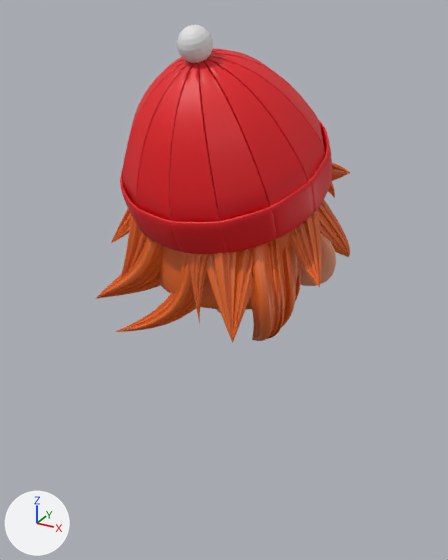
The Blender file DCC_proj/麦田小女孩.blend: old version first, new version second.
Before and after are seen from a 50 mm lens placed at (1.52, -2.81, 1.19), pointed at (-0.07, 0.09, -0.26). Lighting does not change. The marker at lower left points along +X, +Y and +Z.
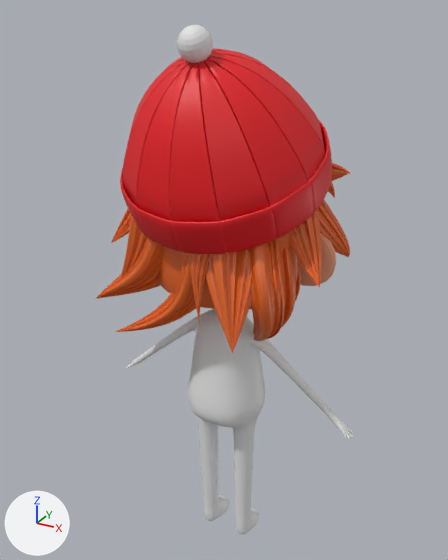
What differs and where, as boxes [x1, y1, x2, y2] in the pictures (448 x 560 px):
'Body', added
    after: [126, 309, 353, 535]
'NurbsPath.007', moved
    before: [205, 248, 254, 343]
    after: [205, 249, 252, 353]

The edits, one by one:
Mesh me_cube_010 is new.
It has 476 vertices, 462 faces and spans x -0.78..0.0, y -0.23..0.24, z -1.18..0.47.
Object 'NurbsPath.007' (ob_nurbspath_007) moves from (0.335, 0.19, 0.611) to (0.335, 0.19, 0.554).
Object 'Body' (ob_body) is new; it shows me_cube_010.
Its location is (0.0, -0.009, -0.837).
It gains a MIRROR modifier named 'Mirror'.
Modifier setting: use_clip = True.
It gains a SUBSURF modifier named 'Subdivision'.
Modifier setting: levels = 2.
